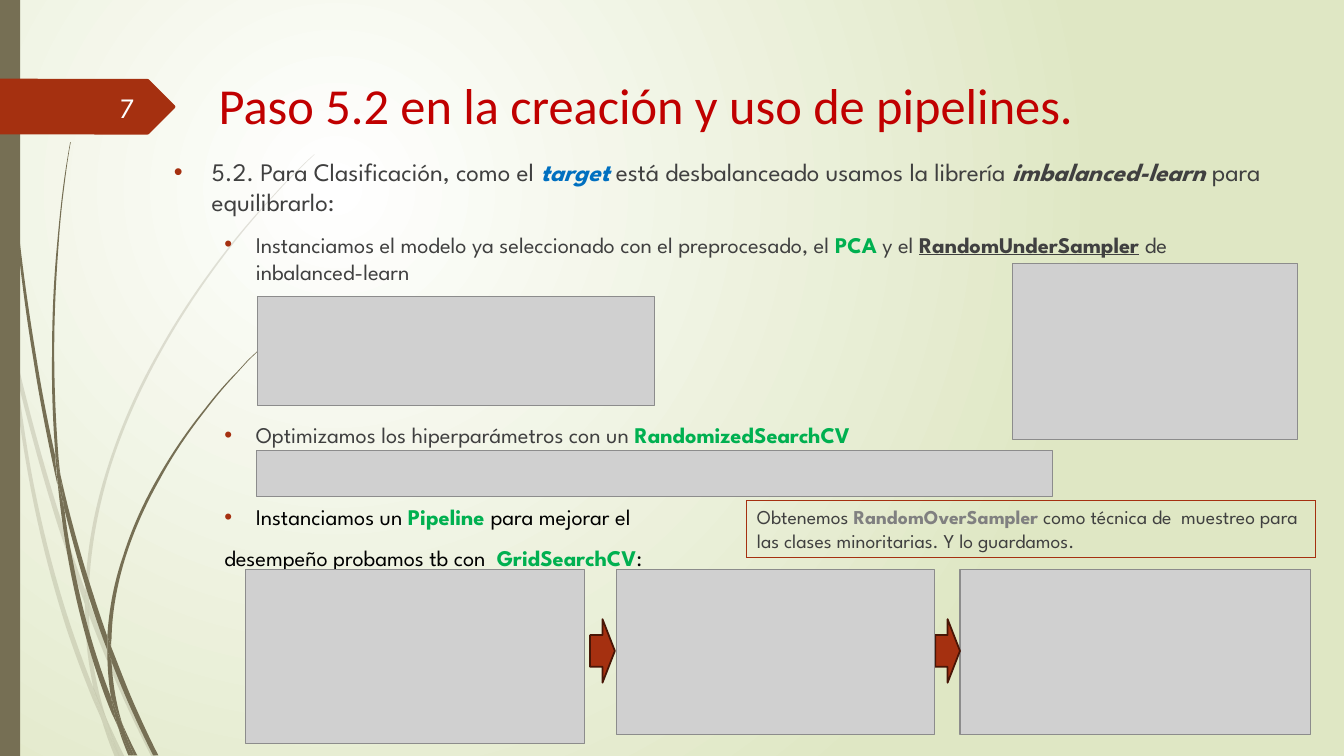
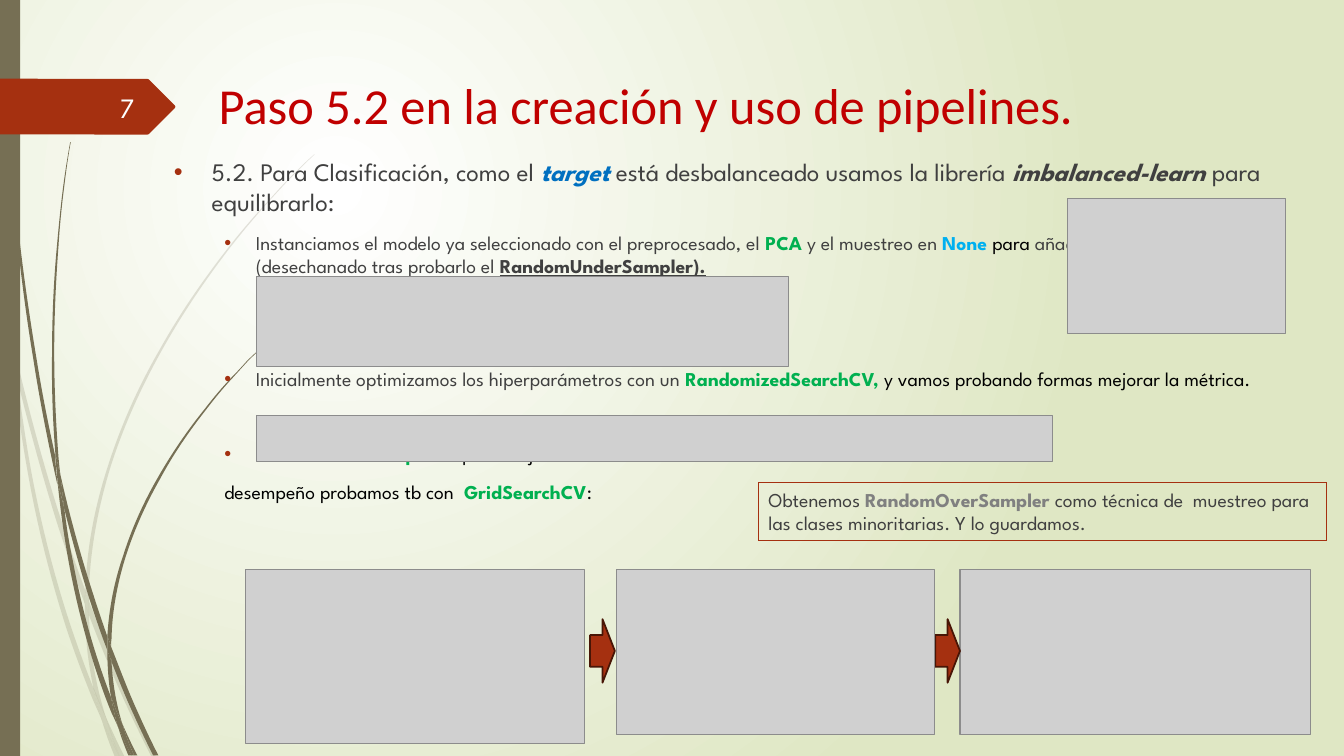
Before and after one commit to somm14/Pipelines_practica, a slide deck: slide 7 of Presentación_PIPELINES.pptx. Drawn at 1344x756 pixels with LibreOffice and Linux fonts; fonts in the diff are those of the drawing; grey boxes stand for pictures. Boxes give left, top, right and bottom in pixels: in the first picture for what was removed or moved away, otherwise in the second. Text is boxed around its words. In the diff, an @@ line names an element or a change of style, - is before the commit and + after.

```diff
--- a/Presentación_PIPELINES.pptx
+++ b/Presentación_PIPELINES.pptx
@@ picture: place and size @@
-picture at <box>1013,263,1299,440</box>
+picture at <box>1068,199,1286,334</box>
@@ text at <box>256,230,1250,391</box>: text changed; size 16 to 14 pt @@
-  • Instanciamos el modelo ya seleccionado con el preprocesado, el PCA y el RandomUnderSampler de inbalanced-learn
-  • Optimizamos los hiperparámetros con un RandomizedSearchCV
+  • Instanciamos el modelo ya seleccionado con el preprocesado, el PCA y el muestreo en None para añadir opciones en el Grid. (desechanado tras probarlo el RandomUnderSampler).
+  • Inicialmente optimizamos los hiperparámetros con un RandomizedSearchCV, y vamos probando formas mejorar la métrica.
@@ picture added at <box>256,276,788,367</box> @@
@@ picture removed at <box>257,296,654,405</box> @@
@@ picture: place and size @@
-picture at <box>256,451,1053,497</box>
+picture at <box>256,415,1053,462</box>
@@ text at <box>224,441,592,503</box>: size 16 to 14 pt in "Instanciamos un Pipeline para mejorar el", "desempeño probamos tb con GridSearchCV:" @@
@@ rectangle "Obtenemos RandomOverSampler como técnica de ...": place and size @@
-rectangle "Obtenemos RandomOverSampler como técnica de ..." at <box>747,500,1316,558</box>
+rectangle "Obtenemos RandomOverSampler como técnica de ..." at <box>759,483,1328,540</box>
```
Also in this commit, not shown: 6 other slides changed.
